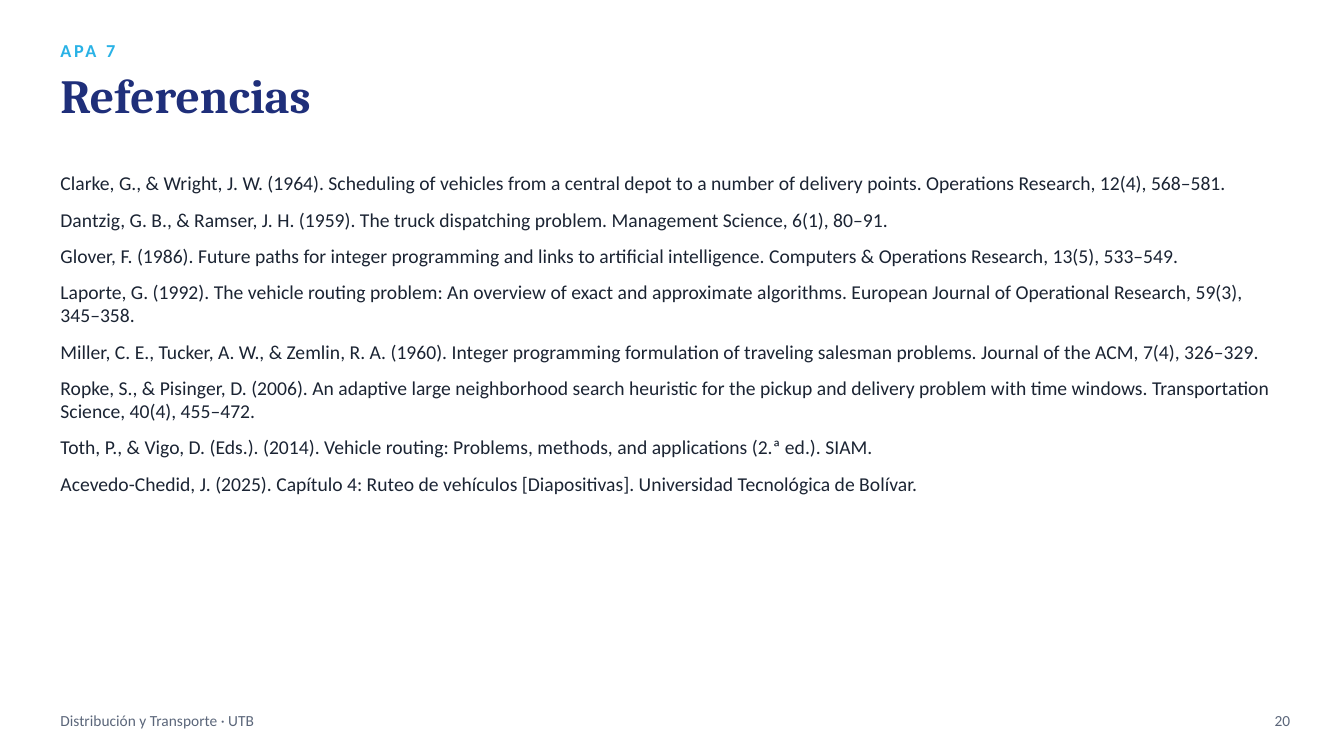
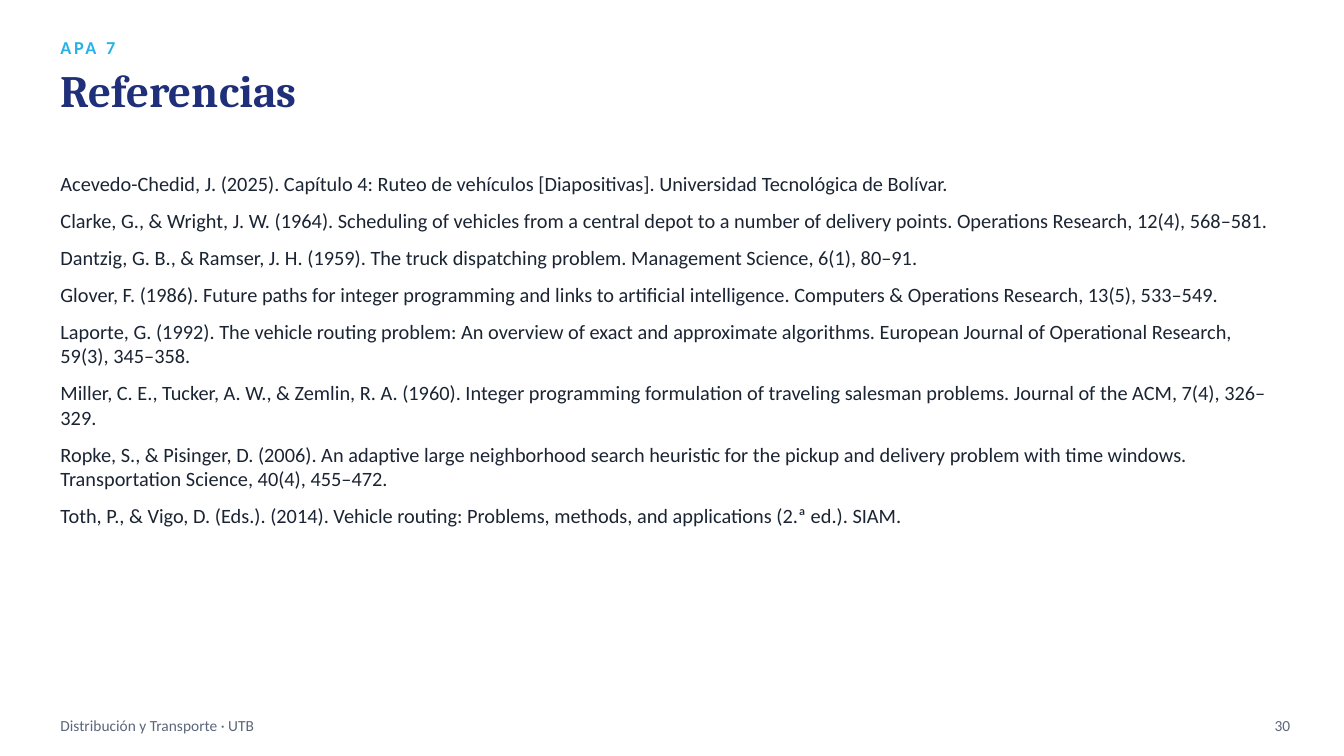
Before and after one commit to sebastianslg/grafosapp, a slide deck: slide 30 of Exposicion_Ruteo_de_Vehiculos.pptx (slide 20 before the commit). Drawn at 1344x756 pixels with LibreOffice and Linux fonts; fonts in the diff are those of the drawing. Boxes give left, top, right and bottom in pixels: in the first picture for what was removed or moved away, otherwise in the second. Text is boxed around its words. In the diff, an @@ line names an element or a change of style, - is before the commit and + after.

```diff
--- a/Exposicion_Ruteo_de_Vehiculos.pptx
+++ b/Exposicion_Ruteo_de_Vehiculos.pptx
@@ text "Referencias" at box(60, 75, 296, 108): size 34 to 32 pt @@
@@ text at box(60, 176, 948, 195): paragraph added @@
+Acevedo-Chedid, J. (2025). Capítulo 4: Ruteo de vehículos [Diapositivas]. Universidad Tecnológica de Bolívar.
@@ text at box(60, 213, 1267, 527): size 14 to 14.5 pt in "Clarke, G., & Wright, J. W. (1964). ...", "Dantzig, G. B., & Ramser, J. H. ...", "Glover, F. (1986). Future paths for integer ...", "Laporte, G. (1992). The vehicle routing problem: ..." and 3 more places @@
@@ text at box(60, 477, 917, 495): paragraph removed @@
-Acevedo-Chedid, J. (2025). Capítulo 4: Ruteo de vehículos [Diapositivas]. Universidad Tecnológica de Bolívar.
@@ text "Distribución y Transporte · UTB": place and size @@
-text "Distribución y Transporte · UTB" at box(60, 715, 254, 729)
+text "Distribución y Transporte · UTB" at box(60, 720, 254, 734)
@@ text removed at box(1275, 716, 1291, 726) @@
-20
@@ text added at box(1275, 721, 1291, 731), 11 pt, text #5B667A @@
+30
```
Also in this commit, not shown: 13 other slides changed, 16 slides added, 6 slides removed.
